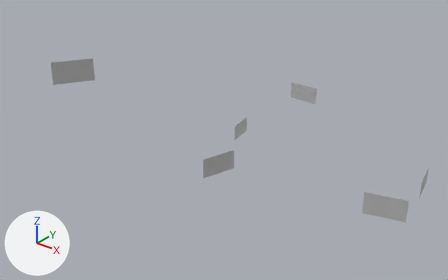
A saved change to the FBX model MWC_23/SM_Kit_Videos/SM_Kit_Videos_Spatial.fbx.
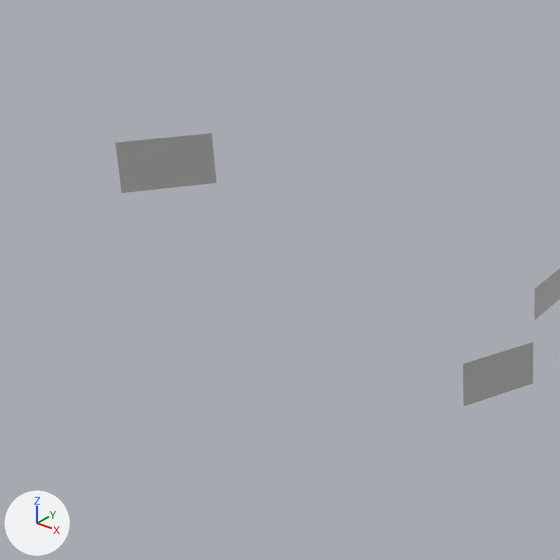
Each version appears first whole from a 50 mm lens placed at (25.1, -14.05, 12.29), pointed at (10.12, 4.66, 0.69), and next in a close-up on the part from 0% to 55% of the width and 0% to 88% of the height. Arrows for +X, +Y and +Z are at lower left; the lights stay in place. Where no turn or scale is listed for an object, it has been applied to the vertices.

The older version as bpy lines, for what is in view:
```python
me_mesh_003 = bpy.data.meshes.new('Mesh.003')
me_mesh_003.from_pydata(...)  # 14 vertices, 6 faces; spans x -0.53..0.53, y -0.81..0.81, z -0.54..0.54
me_mesh_003.materials.append(mat_lambert16)  # grey #bcbcbc
me_mesh_004 = bpy.data.meshes.new('Mesh.004')
me_mesh_004.from_pydata(...)  # 14 vertices, 6 faces; spans x -0.103..0.103, y -0.553..0.553, z -0.317..0.317
me_mesh_004.materials.append(mat_lambert11)  # grey #bcbcbc
me_mesh_005 = bpy.data.meshes.new('Mesh.005')
me_mesh_005.from_pydata(...)  # 14 vertices, 6 faces; spans x -0.203..0.203, y -0.672..0.672, z -0.395..0.395
me_mesh_005.materials.append(mat_lambert12)  # grey #bcbcbc
ob_tv_5g_screen = bpy.data.objects.new('TV_5G_Screen', me_mesh_004)
ob_tv_5g_screen.location = (10.93, 4.78, 1.42)
ob_tv_hogar_screen = bpy.data.objects.new('TV_Hogar_Screen', me_mesh_005)
ob_tv_hogar_screen.location = (11.96, 2.06, 1.22)
ob_tv_opengateway_screen = bpy.data.objects.new('TV_OpenGateway_Screen', me_mesh_003)
ob_tv_opengateway_screen.location = (2.31, 3.12, 2.47)
```
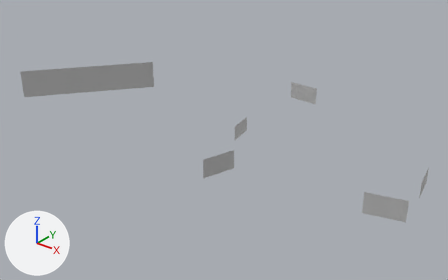
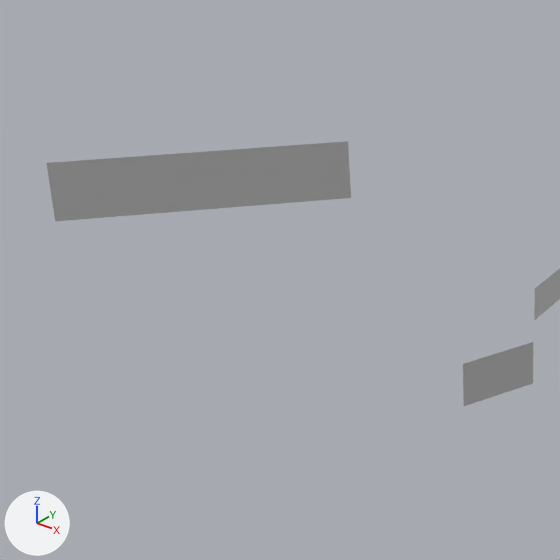
Pixel boxes [x1, y1, x2, y2] of what changed, in the close-ups (560 x 560 px):
```json
{"object": "TV_OpenGateway", "change": "added", "after": [46, 141, 351, 221]}
{"object": "TV_OpenGateway_Screen", "change": "deleted", "before": [115, 133, 217, 193]}
```

The change, as JSON lines over the scene's bpy script:
```json
{"op": "add", "block": "me_mesh_005_1", "code": ["me_mesh_005_1 = bpy.data.meshes.new('Mesh.005')", "me_mesh_005_1.from_pydata([(1.87, 2.35, -0.63), (-1.87, -2.35, -0.63), (-1.87, -2.35, 0.63), (1.87, 2.35, 0.63)], [], [(2, 1, 0, 3)])", "me_mesh_005_1.materials.append(mat_lambert16)  # grey #bcbcbc"]}
{"op": "remove", "block": "ob_tv_opengateway_screen", "code": ["ob_tv_opengateway_screen = bpy.data.objects.new('TV_OpenGateway_Screen', me_mesh_003)", "ob_tv_opengateway_screen.location = (2.31, 3.12, 2.47)"]}
{"op": "add", "block": "ob_tv_opengateway", "code": ["ob_tv_opengateway = bpy.data.objects.new('TV_OpenGateway', me_mesh_005_1)", "ob_tv_opengateway.location = (3.11, 3.37, 2.19)"]}
```
